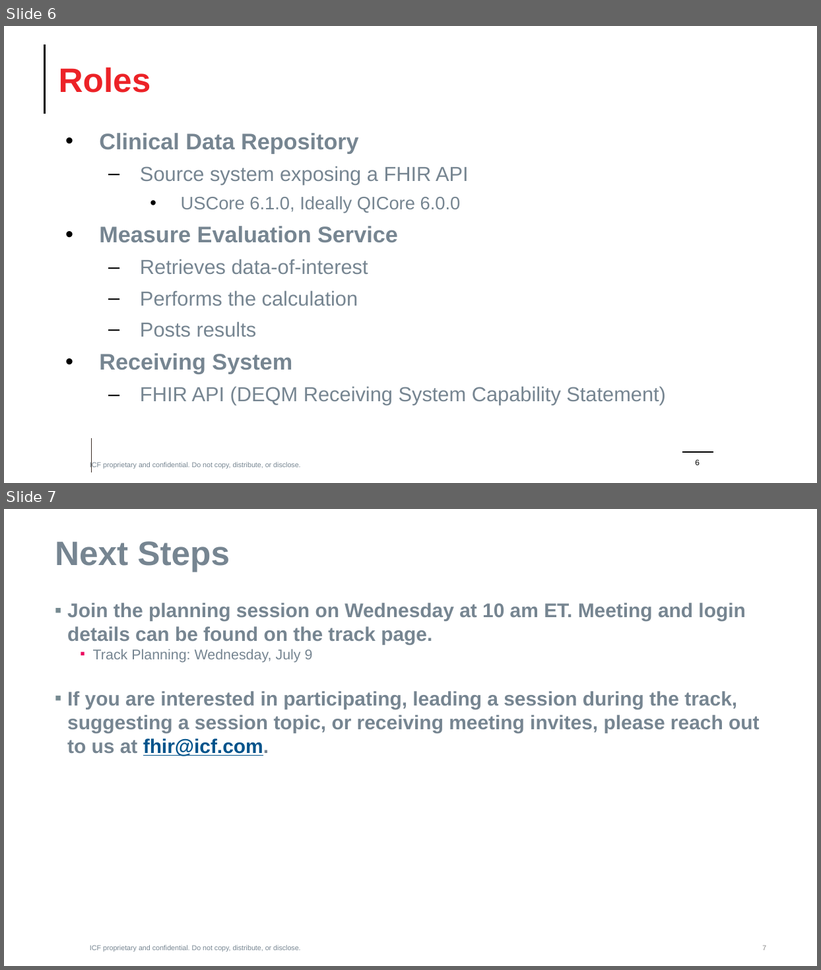
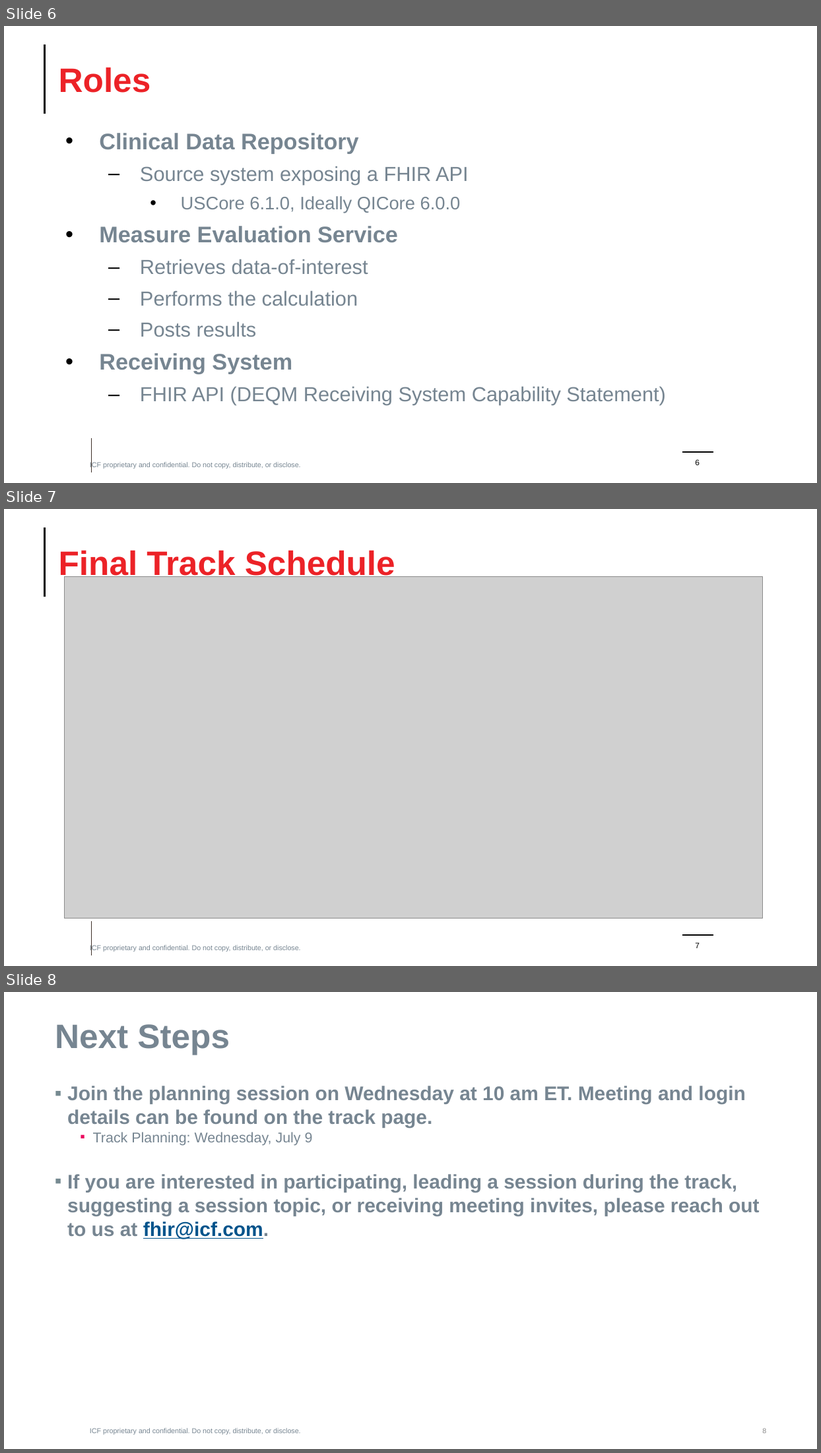
Before and after one commit to cqframework/CQL-Formatting-and-Usage-Wiki, a slide deck: Source/Cooking With CQL/93/July CMS Connectathon Announcement Outreach.pptx. Shown one above the other, each under a label of ours: slides 6 and 7 before the commit, slides 6, 7 and 8 after it. The pictures are 821x970 and 821x1453 pixels, drawn with LibreOffice and Linux fonts; fonts in the diff are those of the drawing; grey boxes stand for pictures; background and template pictures are left out. Boxes give left, top, right and bottom in pixels: in the first picture for what was removed or moved away, otherwise in the second. Text is boxed around its words. In the diff, an @@ line names an element or a change of style, - is before the commit and + after.

Commit message:
Content for session 93

```diff
--- a/Source/Cooking With CQL/93/July CMS Connectathon Announcement Outreach.pptx
+++ b/Source/Cooking With CQL/93/July CMS Connectathon Announcement Outreach.pptx
@@ slide 7 added at box(4, 509, 817, 966), background #FFFFFF; not listed: 4 template elements that a slide beside it also shows @@
@@ title added at box(59, 549, 395, 582), 48 pt, text #EC2227, bold @@
+Final Track Schedule
@@ picture added at box(64, 576, 762, 919) @@
@@ page number added at box(695, 943, 700, 949), 11.2 pt, text #000000 @@
+7
@@ what was slide 7 is now slide 8 @@
@@ page number at box(762, 1429, 766, 1434): text changed @@
-7
+8
```
